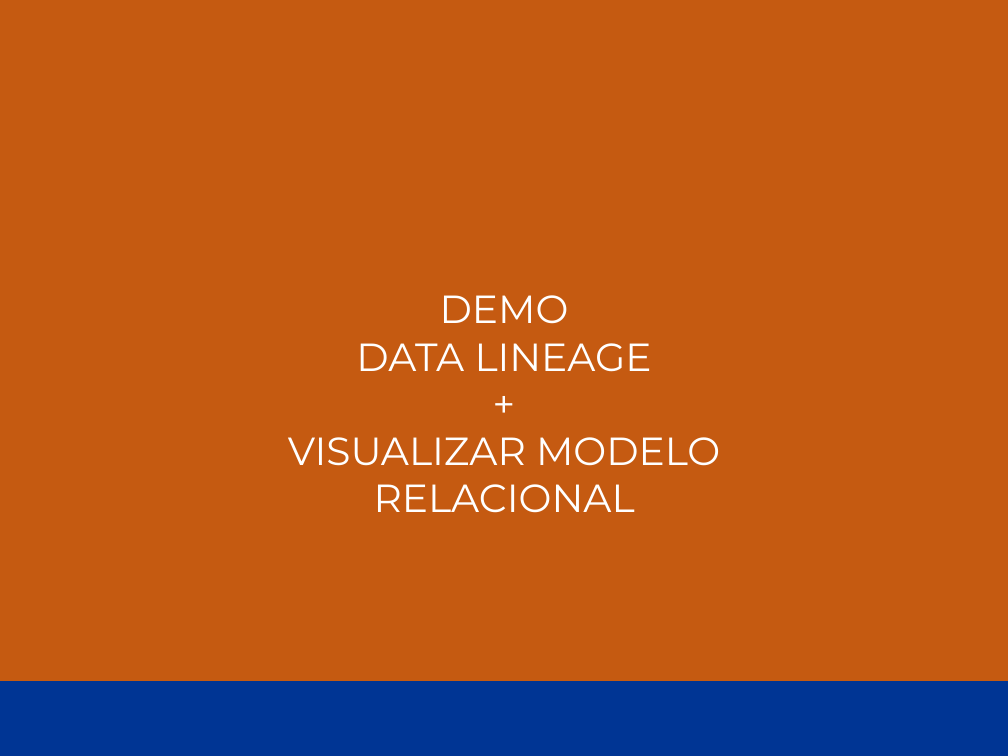
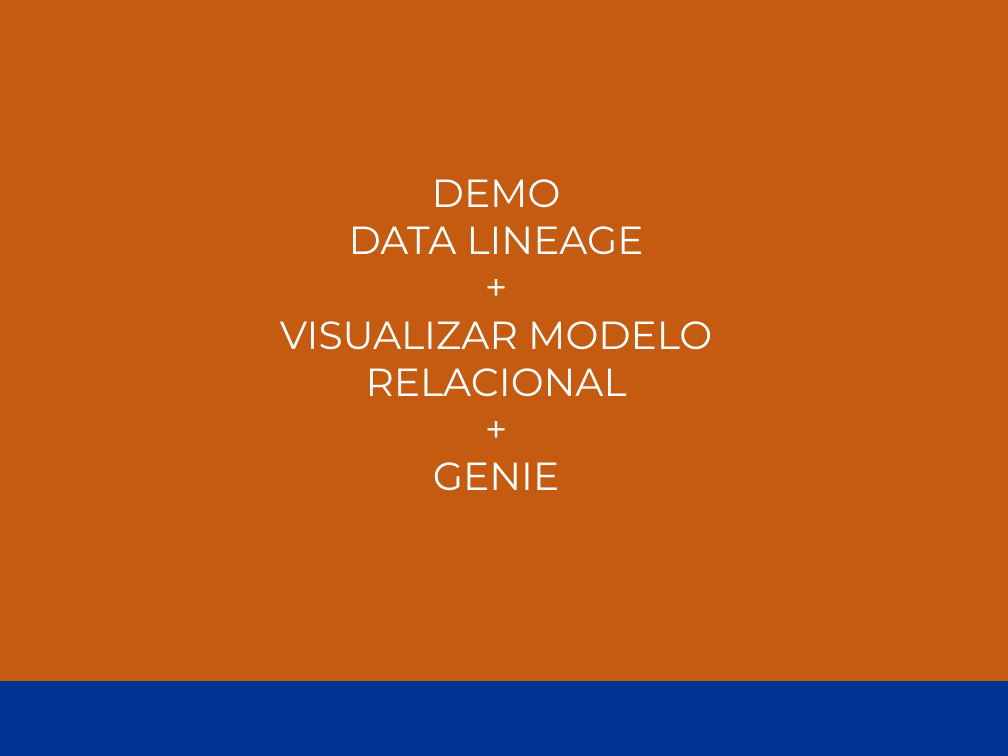
Before and after one commit to jmartinezceste/251101Course_UC_Ceste, a slide deck: slide 7 of UC_Course_Sesion3/UCDatabrick - Sesion 3.pptx. Drawn at 1008x756 pixels with LibreOffice and Linux fonts; fonts in the diff are those of the drawing; background and template pictures are left out. Boxes give left, top, right and bottom in pixels: in the first picture for what was removed or moved away, otherwise in the second. Text is boxed around its words. In the diff, an @@ line names an element or a change of style, - is before the commit and + after.

```diff
--- a/UC_Course_Sesion3/UCDatabrick - Sesion 3.pptx
+++ b/UC_Course_Sesion3/UCDatabrick - Sesion 3.pptx
@@ text "DEMO": place and size @@
-text "DEMO" at [288, 295, 720, 513]
+text "DEMO" at [280, 179, 712, 491]
@@ text at [433, 462, 559, 491]: paragraphs added @@
++
+GENIE
```
Also in this commit, not shown: 2 other slides changed, 1 slide added, 1 slide removed.
